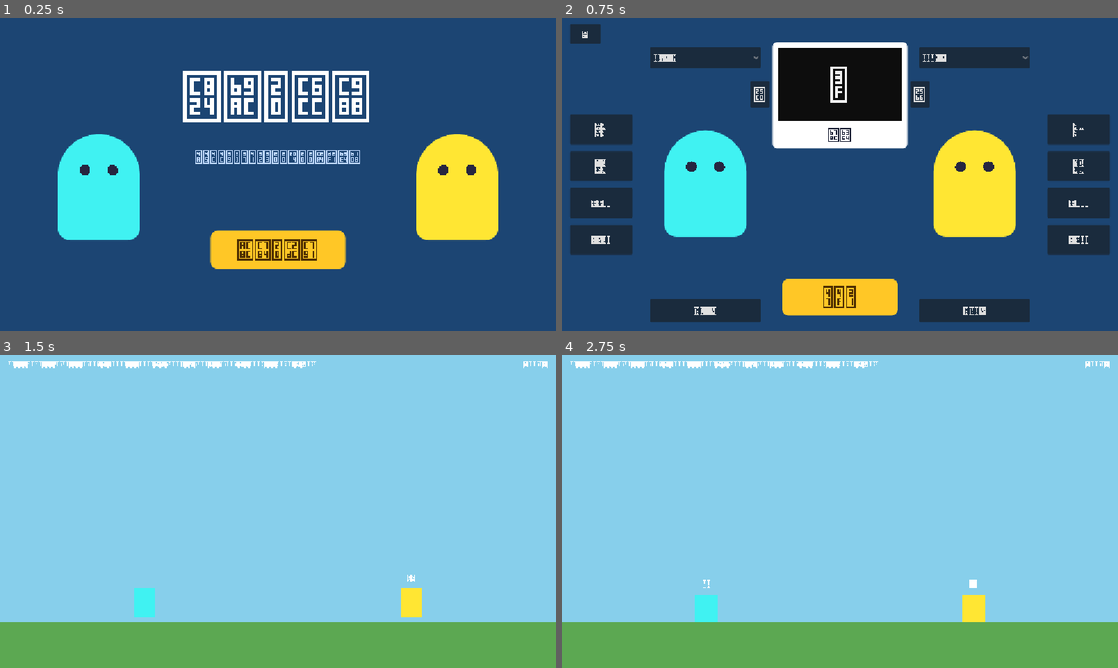
Above: before the commit, frames 1-4 (two rows, left to right).
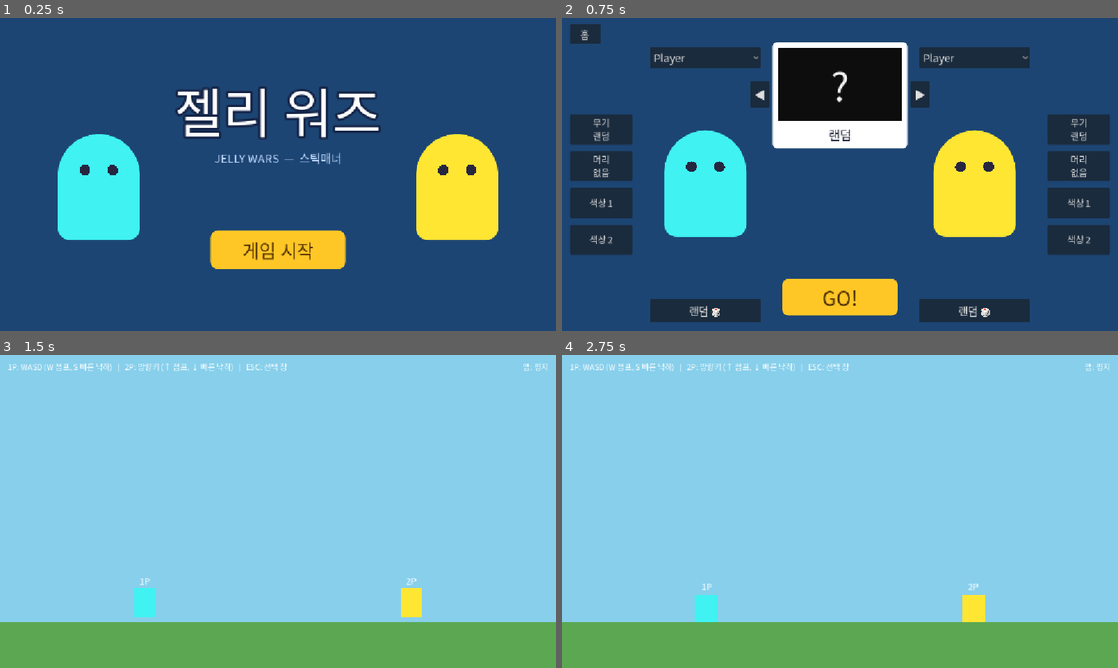
Above: after the commit, the same moments.

Repository: KADSA-OFFICIAL/Group-3
Game: Godot game, scene res://scenes/title.tscn
Two runs of this game, one before a commit and one after it. Both use one fixed random seed, a clock stepped at 60 frames per second and the inputs below.
Inputs:
- Up to frame 1 (0.25 s): no input
- Up to frame 2 (0.75 s): click "게임 시작" at 0.5 s
- Up to frame 3 (1.5 s): click "GO!" at 1.25 s
- Up to frame 4 (2.75 s): tap Enter at 2 s

The runs differ from the first frame. In frame 1, 6.1% of the frame differs, in the area x 31-69%, y 16-78%; in frame 2, 2.1%; in frame 3, 1.1%; in frame 4, 1.1%.

Commit message:
fix: 한글 UI 폰트를 크로스플랫폼으로 수정 (#24)
korean_font.tres가 Windows 전용 'Malgun Gothic' 하나만 지정해,
해당 폰트가 없는 macOS에서 Godot이 한글 글리프 없는 기본 폰트로
폴백하며 한글 텍스트가 깨졌다(영문은 정상이라 '일부 깨짐'으로 보임).

font_names에 플랫폼별 한글 폰트를 우선순위대로 나열:
Apple SD Gothic Neo(macOS) → Malgun Gothic(Windows)
→ Noto Sans CJK KR / NanumGothic(Linux) → AppleGothic(구 macOS)

project.godot의 gui/theme/custom_font가 이 리소스를 가리키므로
타이틀·선택 창·전투 화면 UI에 모두 적용된다.

Co-Authored-By: Claude Opus 4.8 <noreply@anthropic.com>

Diff:
--- a/resources/korean_font.tres
+++ b/resources/korean_font.tres
@@ -1,4 +1,5 @@
 [gd_resource type="SystemFont" format=3]
 
 [resource]
-font_names = PackedStringArray("Malgun Gothic")
+font_names = PackedStringArray("Apple SD Gothic Neo", "Malgun Gothic", "Noto Sans CJK KR", "NanumGothic", "AppleGothic")
+allow_system_fallback = true
